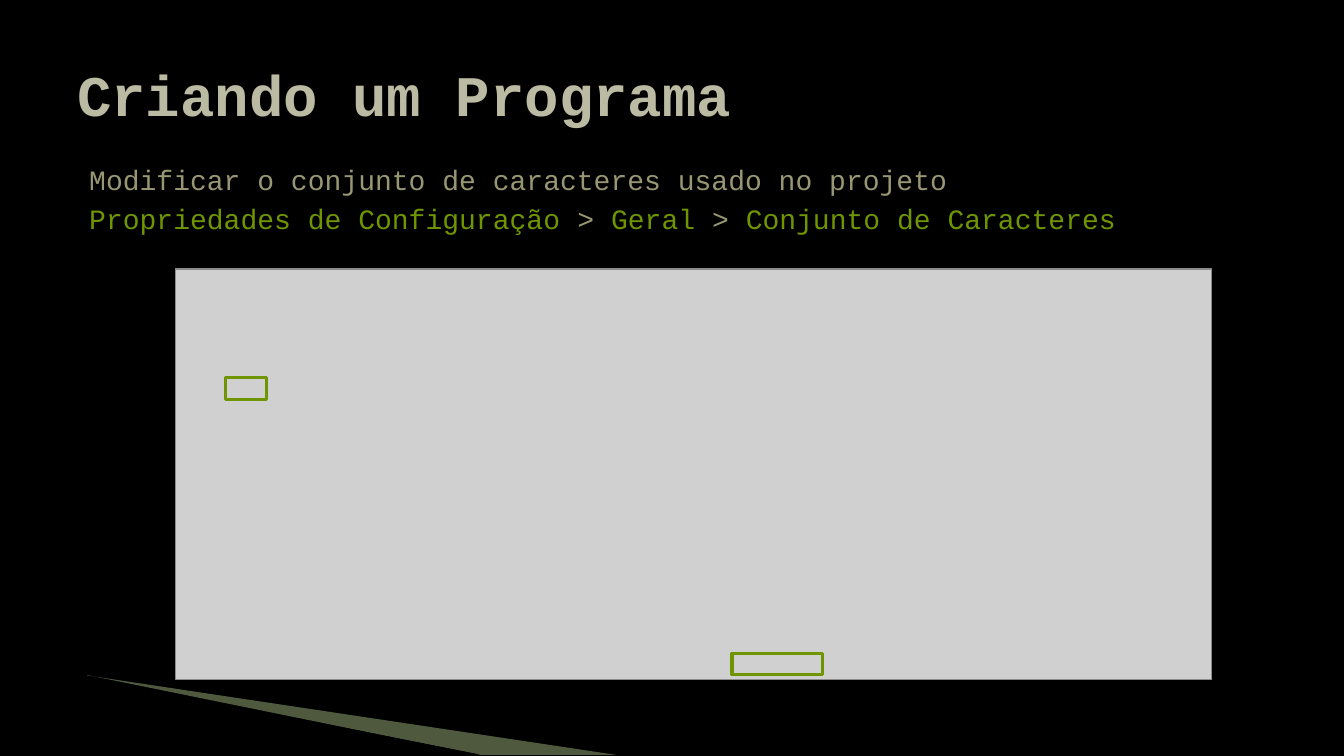
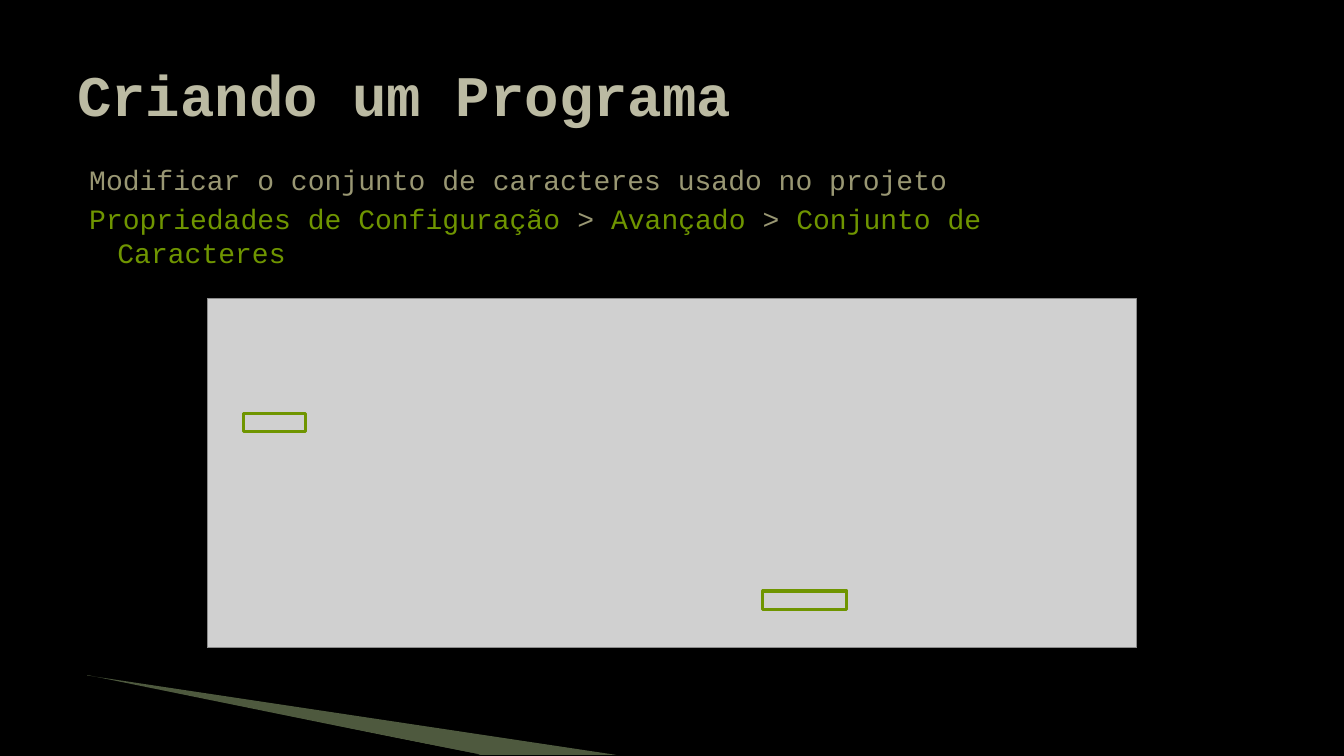
Before and after one commit to JudsonSS/Jogos, a slide deck: slide 20 of Slides/01. Programação Windows.pptx. Drawn at 1344x756 pixels with LibreOffice and Linux fonts; fonts in the diff are those of the drawing; grey boxes stand for pictures; background and template pictures are left out. Boxes give left, top, right and bottom in pixels: in the first picture for what was removed or moved away, otherwise in the second. Text is boxed around its words. In the diff, an @@ line names an element or a change of style, - is before the commit and + after.

```diff
--- a/Slides/01. Programação Windows.pptx
+++ b/Slides/01. Programação Windows.pptx
@@ text at (89,209,982,263): text changed @@
-Propriedades de Configuração > Geral > Conjunto de Caracteres
+Propriedades de Configuração > Avançado > Conjunto de Caracteres
@@ picture: place and size @@
-picture at (176,269,1213,681)
+picture at (208,298,1137,647)
@@ rectangle: place and size @@
-rectangle at (226,377,266,399)
+rectangle at (243,413,306,432)
@@ rectangle: place and size @@
-rectangle at (732,653,823,675)
+rectangle at (763,591,847,609)
```
Also in this commit, not shown: 10 other slides changed.
